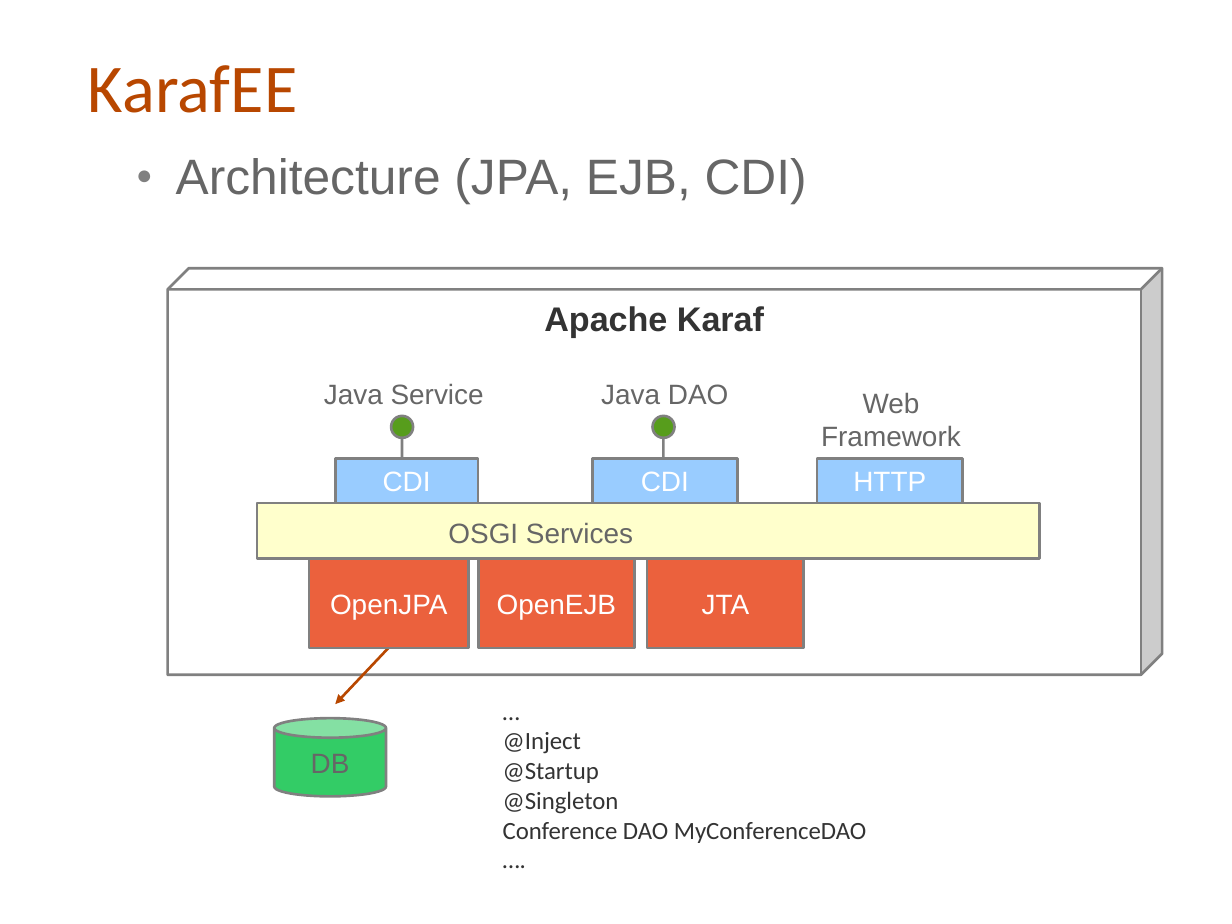
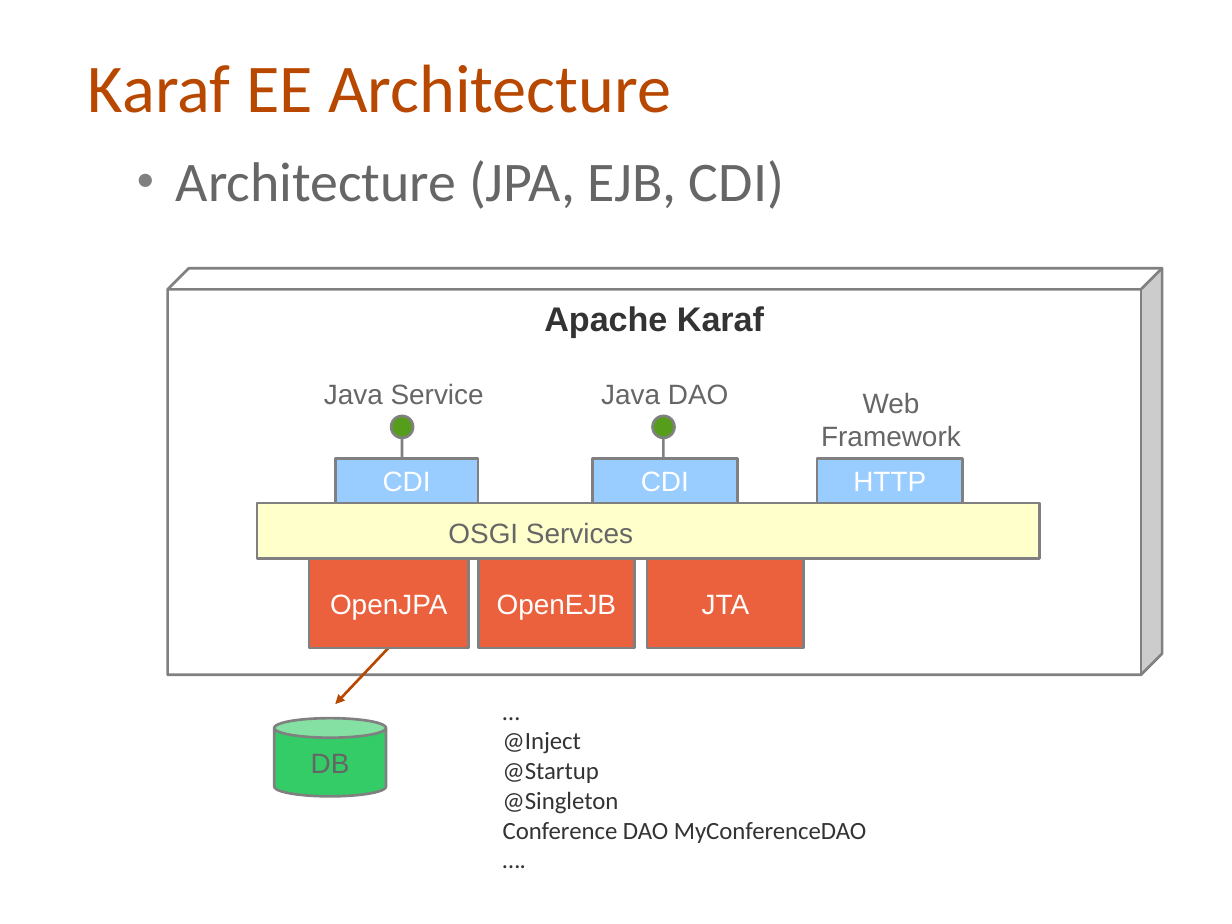
Before and after one commit to cmoulliard/apachecon-2012, a slide deck: slide 42 of karaf-ee-apachecon_eu_2012.odp (slide 39 before the commit). Drawn at 1232x924 pixels with LibreOffice and Linux fonts; fonts in the diff are those of the drawing; background and template pictures are left out. Boxes give left, top, right and bottom in pixels: in the first picture for what was removed or moved away, otherwise in the second. Text is boxed around its words. In the diff, an @@ line names an element or a change of style, - is before the commit and + after.

Commit message:
Finalize presentation of KarafEE

```diff
--- a/karaf-ee-apachecon_eu_2012.odp
+++ b/karaf-ee-apachecon_eu_2012.odp
@@ title at <box>88,64,671,113</box>: text changed @@
-KarafEE
+Karaf EE Architecture
@@ text "Architecture (JPA, EJB, CDI)" at <box>176,160,784,209</box>: size 32 to 36 pt, font Arial to Calibri @@
```
Also in this commit, not shown: 10 other slides changed, 9 slides added, 3 slides removed, 5 other files.
